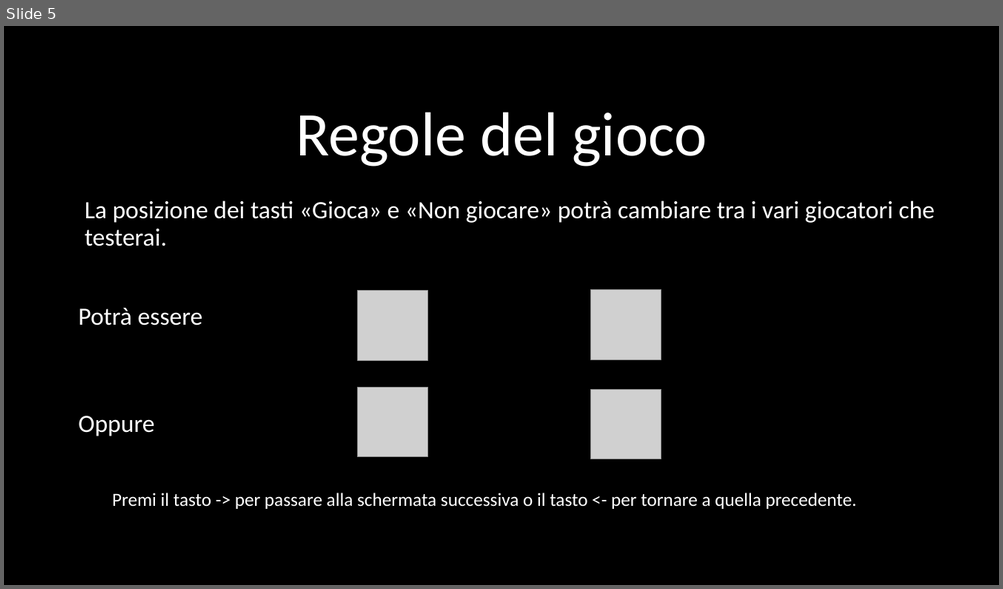
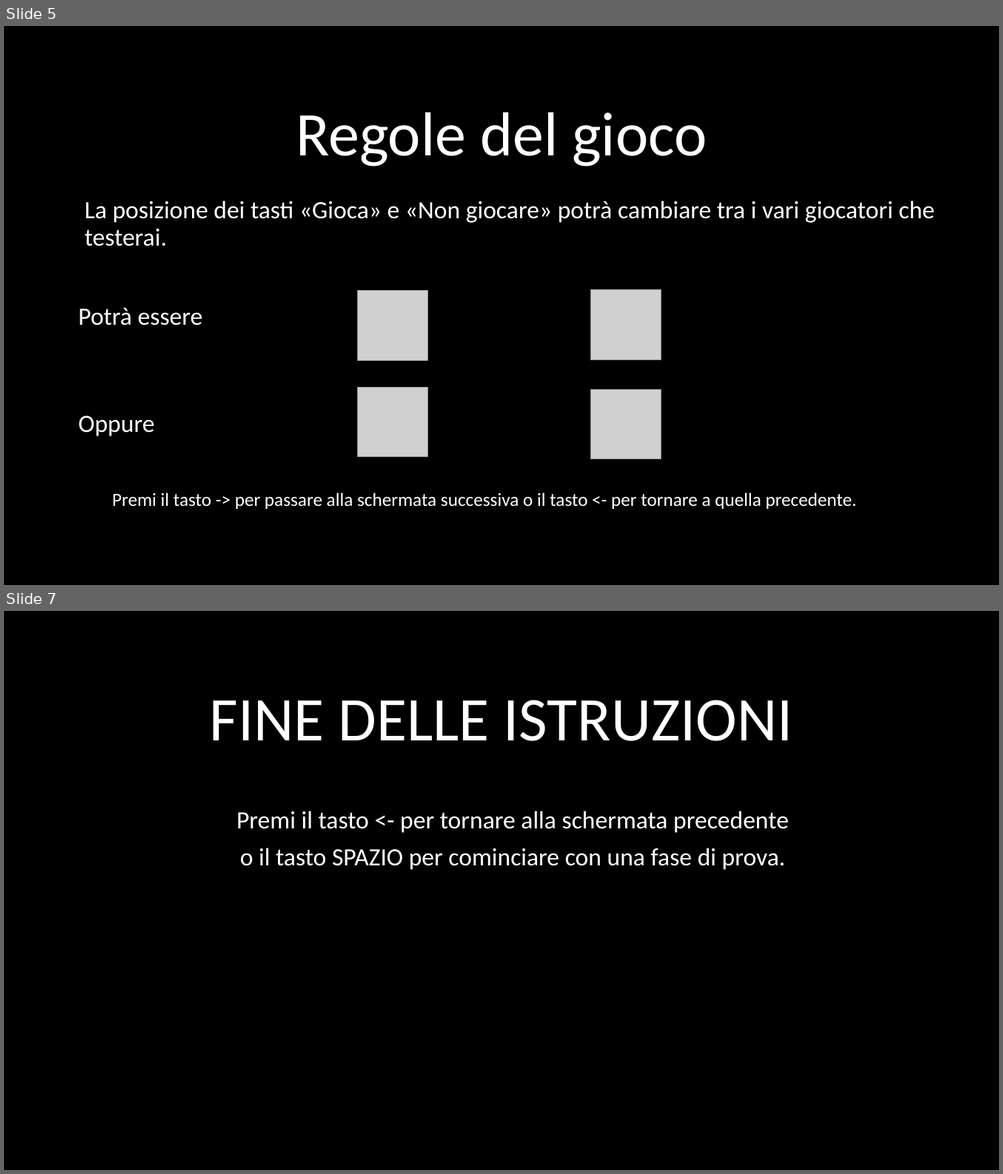
Before and after one commit to martina-p/volleyball-task, a slide deck: instructions-to-be-modified/instructions-to-be-modified.pptx. Shown one above the other, each under a label of ours: slide 5 before the commit, slides 5 and 7 after it; the slides between them are not shown. The pictures are 1003x589 and 1003x1174 pixels, drawn with LibreOffice and Linux fonts; fonts in the diff are those of the drawing; grey boxes stand for pictures. Boxes give left, top, right and bottom in pixels: in the first picture for what was removed or moved away, otherwise in the second. Text is boxed around its words. In the diff, an @@ line names an element or a change of style, - is before the commit and + after.

```diff
--- a/instructions-to-be-modified/instructions-to-be-modified.pptx
+++ b/instructions-to-be-modified/instructions-to-be-modified.pptx
@@ slide 7 added at [4, 611, 999, 1170], background #000000 @@
@@ title added at [210, 700, 793, 741], 60 pt, text #FFFFFF @@
+FINE DELLE ISTRUZIONI
@@ subtitle added at [236, 811, 788, 870], 24 pt, text #FFFFFF @@
+Premi il tasto <- per tornare alla schermata precedente
+o il tasto SPAZIO per cominciare con una fase di prova.
```
Also in this commit, not shown: 2 slides changed, 15 other files.
